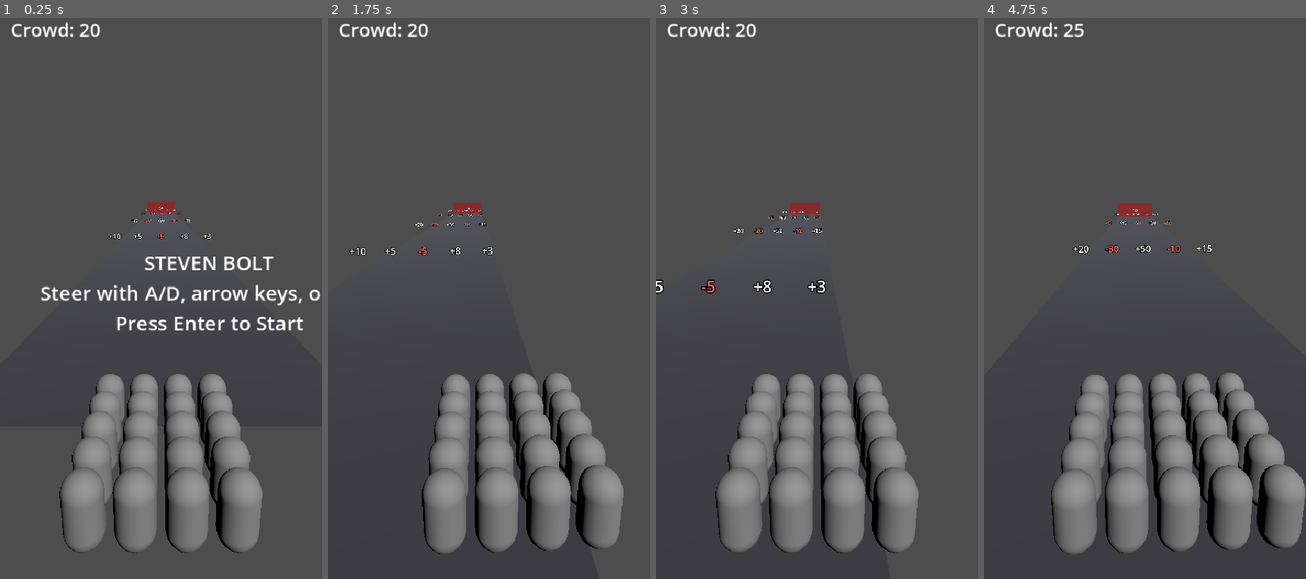
Above: before the commit, frames 1-4 (left to right).
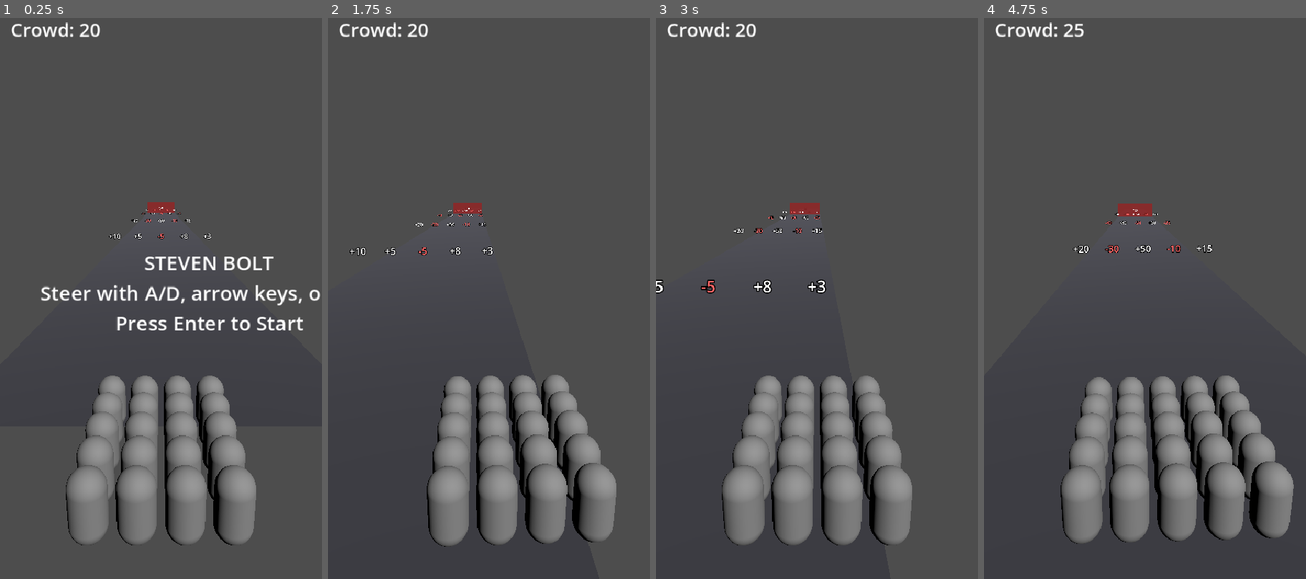
Above: after the commit, the same moments.

Repository: hobsojam/steven-bolt
Game: Godot game, scene res://scenes/main.tscn
Same seed, same stepped clock (60 frames per second), same inputs: the game is played once before the commit and once after it.
Inputs (mouse positions are in pixels of both pictures, inside the frame that each line leads up to):
- Up to frame 1 (0.25 s): no input
- Up to frame 2 (1.75 s): tap Enter (ui_accept) at 0.5, 0.77, 1.25 s; move the mouse to (559, 264) at 0.52 s; hold Right (lane_right) 0.53-1.25 s; click (559, 264) at 0.67 s; drag from (424, 320) to (472, 405) at 1.27 s
- Up to frame 3 (3 s): move the mouse to (849, 163) at 2.02 s; hold Right (lane_right) 2.03-2.75 s; drag from (800, 405) to (720, 208) at 2.77 s
- Up to frame 4 (4.75 s): move the mouse to (1241, 377) at 3.52 s; hold Left (lane_left) 3.53-4.25 s; tap Enter (ui_accept) at 3.77 s; drag from (1048, 208) to (1096, 147) at 4.27 s

The runs differ from the first frame. In frame 1, 2.8% of the frame differs, in the area x 18-82%, y 63-96%; in frame 2, 3.4%; in frame 3, 3.0%; in frame 4, 7.4%, in the area x 20-100%, y 63-96%.

Commit message:
Shrink crowd units as count grows past 10, down to half size
Per feedback: the placeholder capsules read as too big once the crowd
grows. RunRules.crowd_unit_scale() stays at 1.0 up to
CROWD_SHRINK_START_COUNT (10), then linearly interpolates down to
CROWD_MIN_SCALE (0.5) by MAX_RENDERED_UNITS (150), clamped beyond that.
crowd_layout()'s spacing now scales down with it, so the crowd reads as
denser rather than just smaller with the same gaps between units.

crowd_visual.gd applies the scale to each MultiMesh instance's basis and
grounds it individually (y = CROWD_UNIT_HALF_HEIGHT * scale) instead of
relying on the MultiMeshInstance3D node's fixed y offset, which would
have left shrunk units floating above the track.

Diff:
--- a/scenes/main.tscn
+++ b/scenes/main.tscn
@@ -39,7 +39,6 @@
 script = ExtResource("5_visual")
 
 [node name="MultiMeshInstance3D" type="MultiMeshInstance3D" parent="CrowdController/CrowdVisual"]
-position = Vector3(0, 0.5, 0)
 multimesh = SubResource("MultiMesh_crowd")
 surface_material_override/0 = SubResource("StandardMaterial3D_crowd")
 
--- a/scripts/crowd_visual.gd
+++ b/scripts/crowd_visual.gd
@@ -18,7 +18,12 @@
 
 func _rebuild(count: int) -> void:
 	var positions: Array[Vector3] = RunRules.crowd_layout(count)
+	var scale: float = RunRules.crowd_unit_scale(count)
+	var basis := Basis().scaled(Vector3.ONE * scale)
+	var y_offset: float = RunRules.CROWD_UNIT_HALF_HEIGHT * scale
 	var mesh: MultiMesh = _multimesh_instance.multimesh
 	mesh.instance_count = positions.size()
 	for i in positions.size():
-		mesh.set_instance_transform(i, Transform3D(Basis(), positions[i]))
+		var pos: Vector3 = positions[i]
+		pos.y = y_offset
+		mesh.set_instance_transform(i, Transform3D(basis, pos))
--- a/scripts/run_rules.gd
+++ b/scripts/run_rules.gd
@@ -10,7 +10,10 @@
 const START_CROWD_COUNT := 20
 const MAX_RENDERED_UNITS := 150
 const CROWD_UNIT_SPACING := 0.6
+const CROWD_UNIT_HALF_HEIGHT := 0.5
 const CROWD_MAX_WIDTH := 6.0
+const CROWD_SHRINK_START_COUNT := 10
+const CROWD_MIN_SCALE := 0.5
 
 
 static func lane_x(lane_index: int) -> float:
@@ -37,18 +40,27 @@
 	return count - threshold
 
 
+static func crowd_unit_scale(crowd_count: int) -> float:
+	if crowd_count <= CROWD_SHRINK_START_COUNT:
+		return 1.0
+	var shrink_range: int = MAX_RENDERED_UNITS - CROWD_SHRINK_START_COUNT
+	var t: float = float(crowd_count - CROWD_SHRINK_START_COUNT) / float(shrink_range)
+	return lerpf(1.0, CROWD_MIN_SCALE, clampf(t, 0.0, 1.0))
+
+
 static func crowd_layout(crowd_count: int) -> Array[Vector3]:
 	var rendered: int = mini(crowd_count, MAX_RENDERED_UNITS)
 	var positions: Array[Vector3] = []
 	if rendered <= 0:
 		return positions
-	var desired_width: float = sqrt(float(rendered)) * CROWD_UNIT_SPACING
+	var spacing: float = CROWD_UNIT_SPACING * crowd_unit_scale(crowd_count)
+	var desired_width: float = sqrt(float(rendered)) * spacing
 	var width: float = minf(desired_width, CROWD_MAX_WIDTH)
-	var columns: int = mini(maxi(1, int(width / CROWD_UNIT_SPACING)), rendered)
+	var columns: int = mini(maxi(1, int(width / spacing)), rendered)
 	for i in rendered:
 		var col: int = i % columns
 		var row: int = i / columns
-		var x: float = (col - (columns - 1) / 2.0) * CROWD_UNIT_SPACING
-		var z: float = row * CROWD_UNIT_SPACING
+		var x: float = (col - (columns - 1) / 2.0) * spacing
+		var z: float = row * spacing
 		positions.append(Vector3(x, 0.0, z))
 	return positions
--- a/tests/run_tests.gd
+++ b/tests/run_tests.gd
@@ -15,6 +15,10 @@
 	_test_crowd_layout_empty_for_zero()
 	_test_crowd_layout_caps_at_max_rendered()
 	_test_crowd_layout_stays_within_max_width()
+	_test_crowd_unit_scale_full_size_below_threshold()
+	_test_crowd_unit_scale_shrinks_toward_minimum()
+	_test_crowd_unit_scale_clamps_beyond_max()
+	_test_crowd_unit_scale_is_monotonic()
 	_test_can_pass_toll_true_when_sufficient()
 	_test_can_pass_toll_false_when_insufficient()
 	_test_apply_toll_consumes_threshold()
@@ -82,6 +86,37 @@
 	)
 
 
+func _test_crowd_unit_scale_full_size_below_threshold() -> void:
+	_assert_eq(
+		RunRules.crowd_unit_scale(RunRules.CROWD_SHRINK_START_COUNT),
+		1.0,
+		"crowd stays full size at or below the shrink threshold"
+	)
+
+
+func _test_crowd_unit_scale_shrinks_toward_minimum() -> void:
+	_assert_eq(
+		RunRules.crowd_unit_scale(RunRules.MAX_RENDERED_UNITS),
+		RunRules.CROWD_MIN_SCALE,
+		"crowd units reach minimum scale at the render cap"
+	)
+
+
+func _test_crowd_unit_scale_clamps_beyond_max() -> void:
+	_assert_eq(
+		RunRules.crowd_unit_scale(10000),
+		RunRules.CROWD_MIN_SCALE,
+		"crowd unit scale never shrinks past the minimum"
+	)
+
+
+func _test_crowd_unit_scale_is_monotonic() -> void:
+	_assert_true(
+		RunRules.crowd_unit_scale(50) > RunRules.crowd_unit_scale(120),
+		"crowd units keep shrinking as count grows toward the render cap"
+	)
+
+
 func _test_can_pass_toll_true_when_sufficient() -> void:
 	_assert_true(RunRules.can_pass_toll(100, 60), "sufficient crowd passes the toll check")
 
